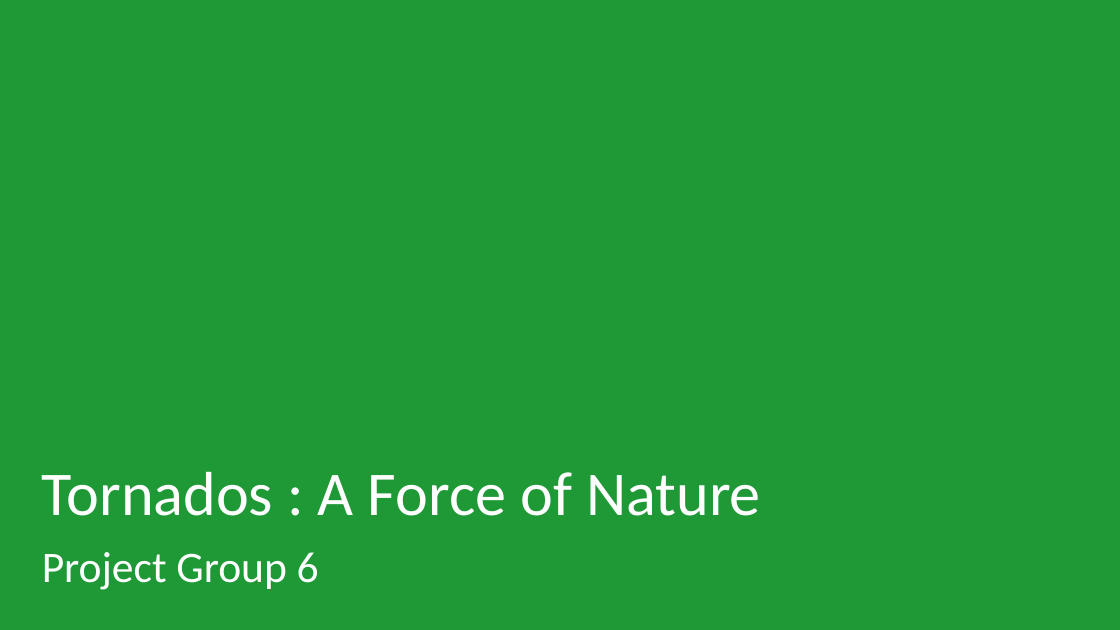
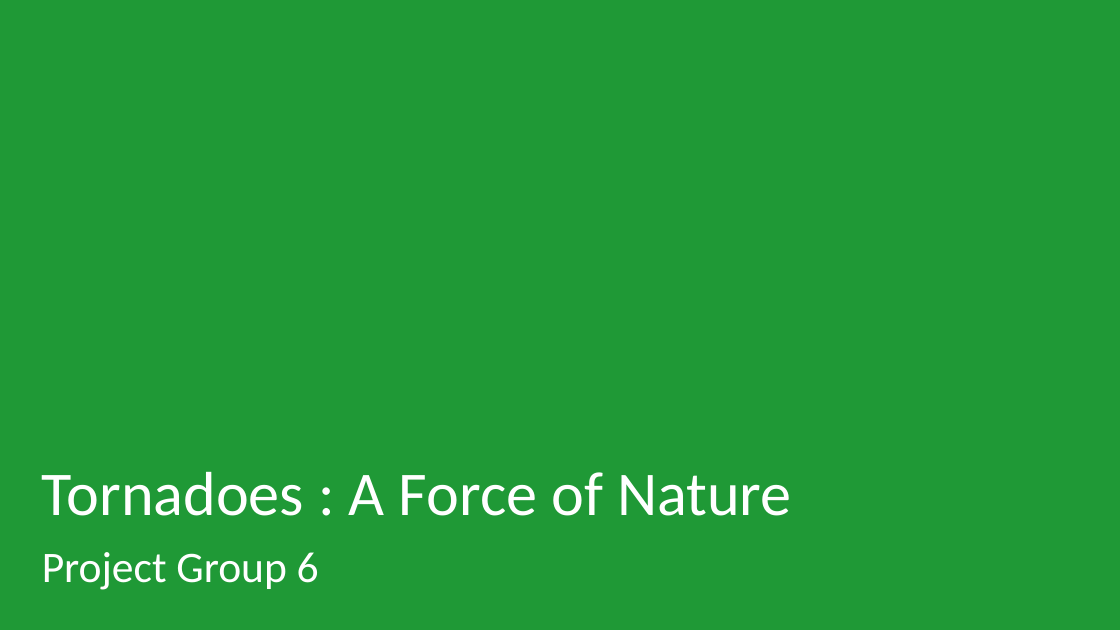
Before and after one commit to RichardMalo/Tornadoes, a slide deck: slide 1 of Tornados PPT.pptx. Drawn at 1120x630 pixels with LibreOffice and Linux fonts; fonts in the diff are those of the drawing; background and template pictures are left out. Boxes give left, top, right and bottom in pixels: in the first picture for what was removed or moved away, otherwise in the second. Text is boxed around its words. In the diff, an @@ line names an element or a change of style, - is before the commit and + after.

```diff
--- a/Tornados PPT.pptx
+++ b/Tornados PPT.pptx
@@ title at (x1=42, y1=471, x2=792, y2=516): text changed @@
-Tornados : A Force of Nature
+Tornadoes : A Force of Nature
```
Also in this commit, not shown: 5 other slides changed, 2 slides added, 2 slides removed, 10 other files.
